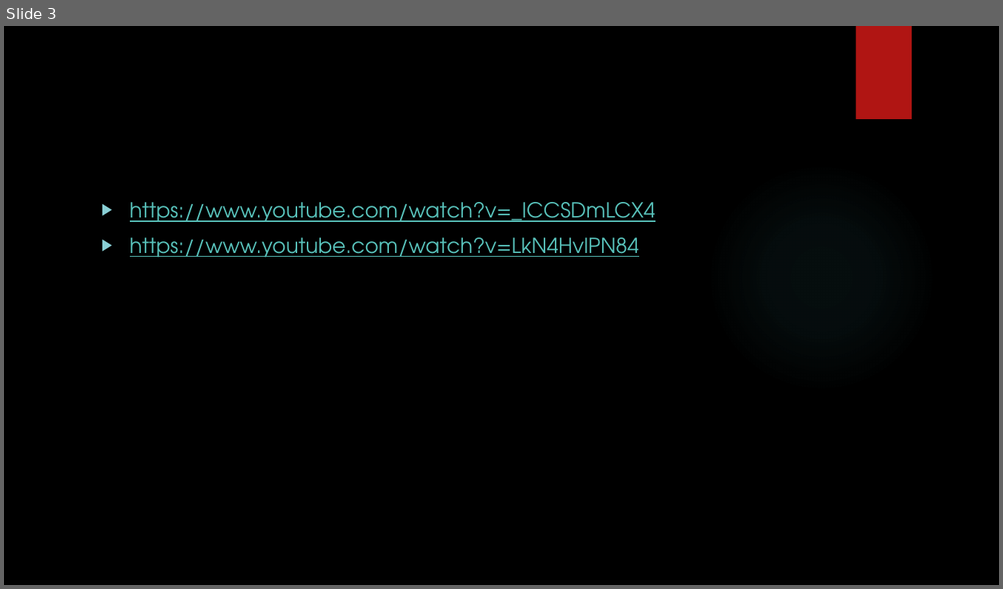
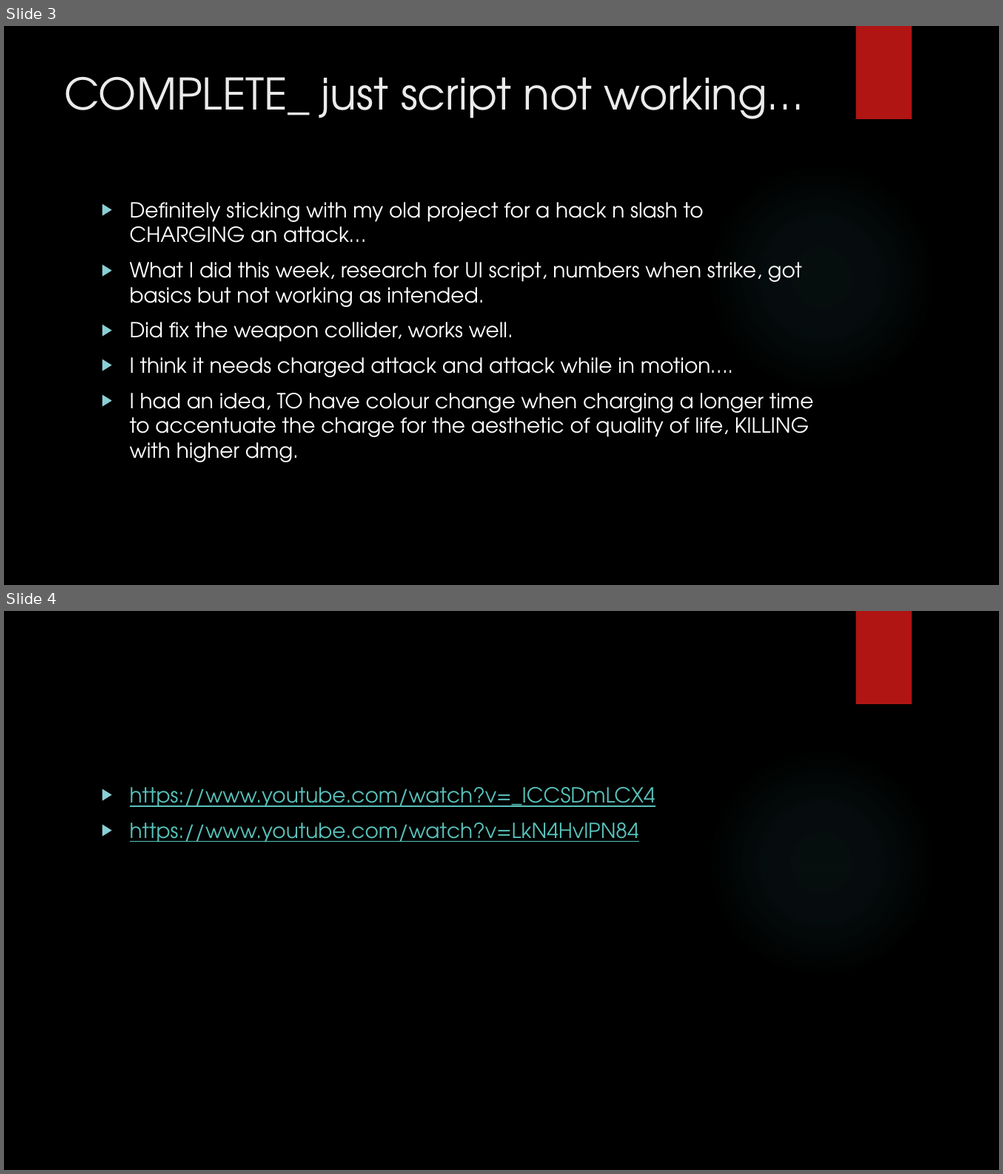
Before and after one commit to Faeblaze/Charged-attack-prototype, a slide deck: by next week.pptx. Shown one above the other, each under a label of ours: slide 3 before the commit, slides 3 and 4 after it. The pictures are 1003x589 and 1003x1174 pixels, drawn with LibreOffice and Linux fonts; fonts in the diff are those of the drawing; background and template pictures are left out. Boxes give left, top, right and bottom in pixels: in the first picture for what was removed or moved away, otherwise in the second. Text is boxed around its words. In the diff, an @@ line names an element or a change of style, - is before the commit and + after.

Commit message:
UI,script, weapon collider
script not working as intended...
needs work

```diff
--- a/by next week.pptx
+++ b/by next week.pptx
@@ slide 3 added at box(4, 26, 999, 585), background picture (left out); not listed: 2 template elements that a slide beside it also shows @@
@@ title added at box(64, 76, 803, 119), 42 pt, text #EBEBEB @@
+COMPLETE_ just script not working…
@@ text added at box(130, 202, 814, 463), 20 pt, text #FFFFFF @@
+▶ Definitely sticking with my old project for a hack n slash to CHARGING an attack…
+▶ What I did this week, research for UI script, numbers when strike, got basics but not working as intended.
+▶ Did fix the weapon collider, works well.
+▶ I think it needs charged attack and attack while in motion….
+▶ I had an idea, TO have colour change when charging a longer time to accentuate the charge for the aesthetic of quality of life, KILLING with higher dmg.
@@ what was slide 3 is now slide 4 @@
```
Also in this commit, not shown: 1 slide changed, 8 other files.
